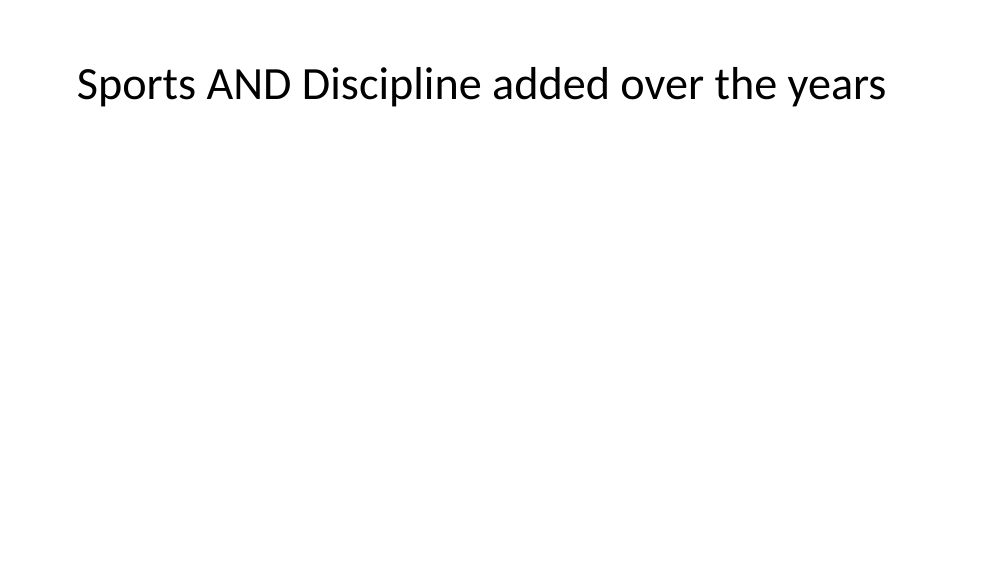
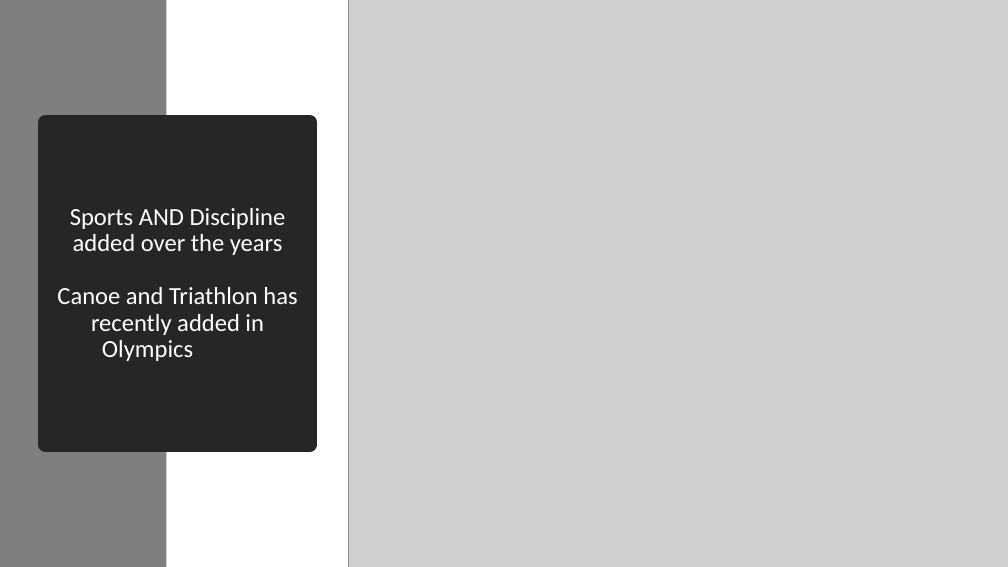
Before and after one commit to harjeet31/Summer-Olympics-EDA, a slide deck: slide 11 of Summer Olympics - EDA.pptx (slide 10 before the commit). Drawn at 1008x567 pixels with LibreOffice and Linux fonts; fonts in the diff are those of the drawing; grey boxes stand for pictures. Boxes give left, top, right and bottom in pixels: in the first picture for what was removed or moved away, otherwise in the second. Text is boxed around its words. In the diff, an @@ line names an element or a change of style, - is before the commit and + after.

```diff
--- a/Summer Olympics - EDA.pptx
+++ b/Summer Olympics - EDA.pptx
@@ rectangle added at (x1=0, y1=0, x2=166, y2=567), fill #7F7F7F @@
@@ picture added at (x1=349, y1=0, x2=1008, y2=567) @@
@@ title "Sports AND Discipline added over ..." resized from (x1=77, y1=67, x2=887, y2=107) to (x1=45, y1=123, x2=310, y2=444) @@
@@ title "Sports AND Discipline added over ..." at (x1=45, y1=123, x2=310, y2=444): fill none to #262626; outline none to #262626 13.75 pt @@
@@ title at (x1=57, y1=208, x2=297, y2=361): text changed; size 44 to 23.4 pt; text colour #000000 to #FFFFFF @@
-Sports AND Discipline added over the years
+Sports AND Discipline added over the years
+Canoe and Triathlon has recently added in Olympics
```
Also in this commit, not shown: 4 other slides changed, 14 slides added, 2 slides removed, 2 other files.
